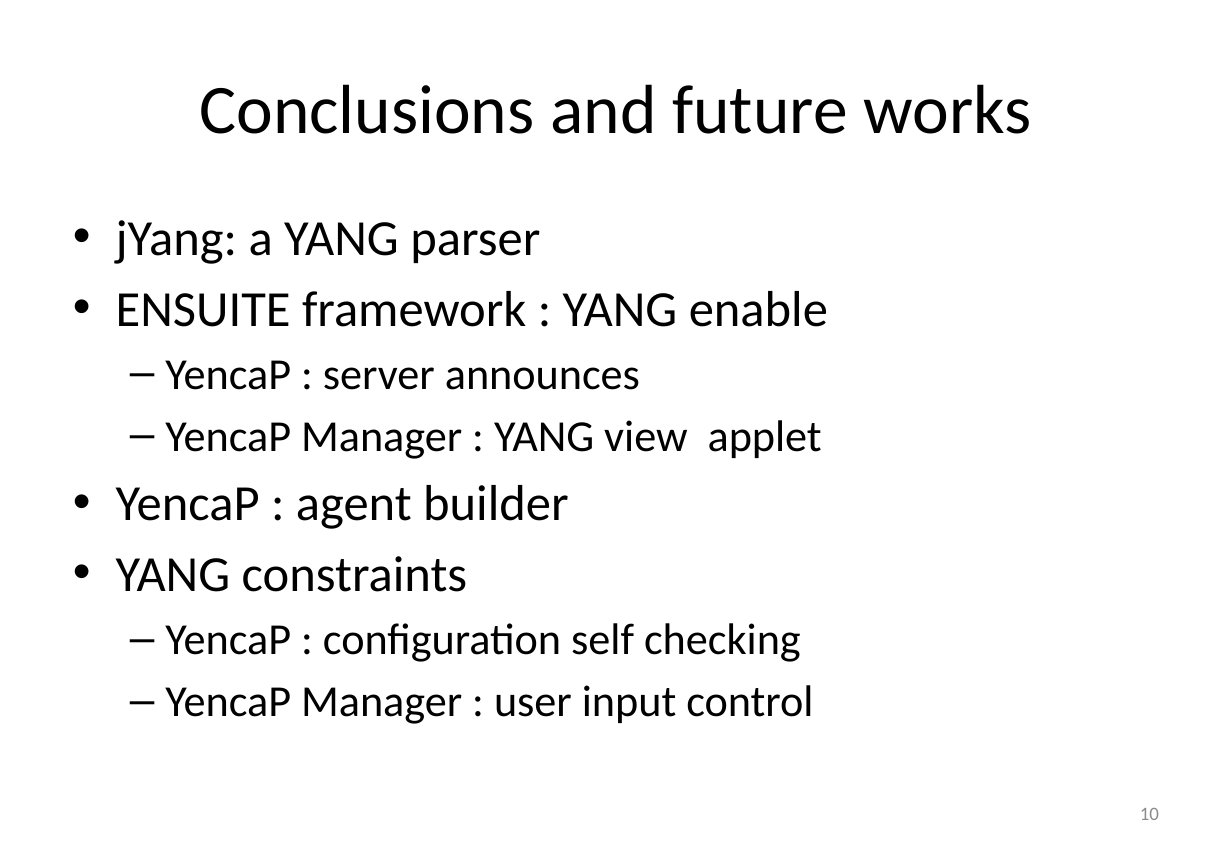
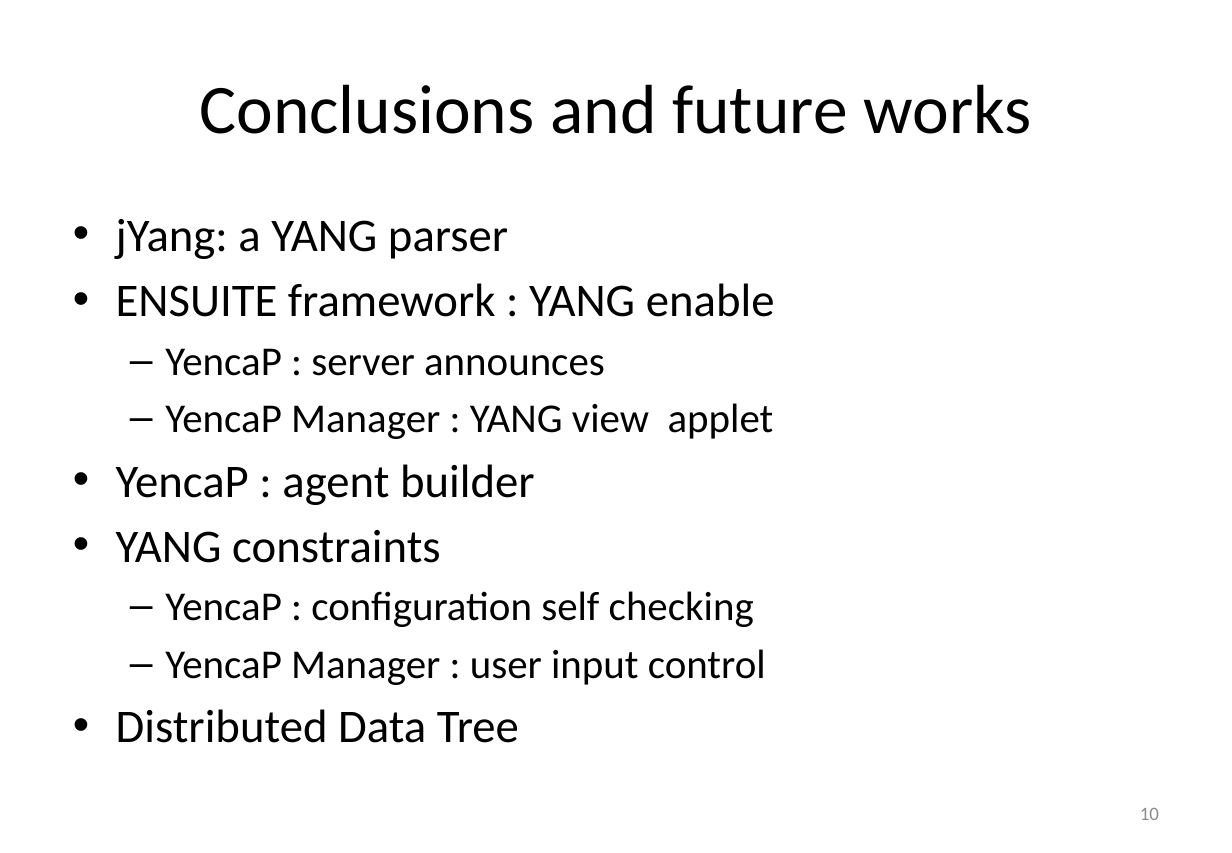
Before and after one commit to AaronNGray/jYang, a slide deck: slide 10 of yang-manager/reports/YangArchiAnimatedCameraReady2.pptx. Drawn at 1232x853 pixels with LibreOffice and Linux fonts; fonts in the diff are those of the drawing. Boxes give left, top, right and bottom in pixels: in the first picture for what was removed or moved away, otherwise in the second. Text is boxed around its words. In the diff, an @@ line names an element or a change of style, - is before the commit and + after.

```diff
--- a/yang-manager/reports/YangArchiAnimatedCameraReady2.pptx
+++ b/yang-manager/reports/YangArchiAnimatedCameraReady2.pptx
@@ text at (x1=116, y1=219, x2=775, y2=685): size 32 to 29.6 pt in "jYang: a YANG parser", "ENSUITE framework : YANG enable", "YencaP : agent builder", "YANG constraints"; size 28 to 25.9 pt in "YencaP : server announces", "YencaP Manager : YANG view applet", "YencaP : configuration self checking", "YencaP Manager : user input control" @@
@@ text at (x1=116, y1=709, x2=519, y2=743): paragraph added @@
+• Distributed Data Tree
```
Also in this commit, not shown: 1 other slide changed.
